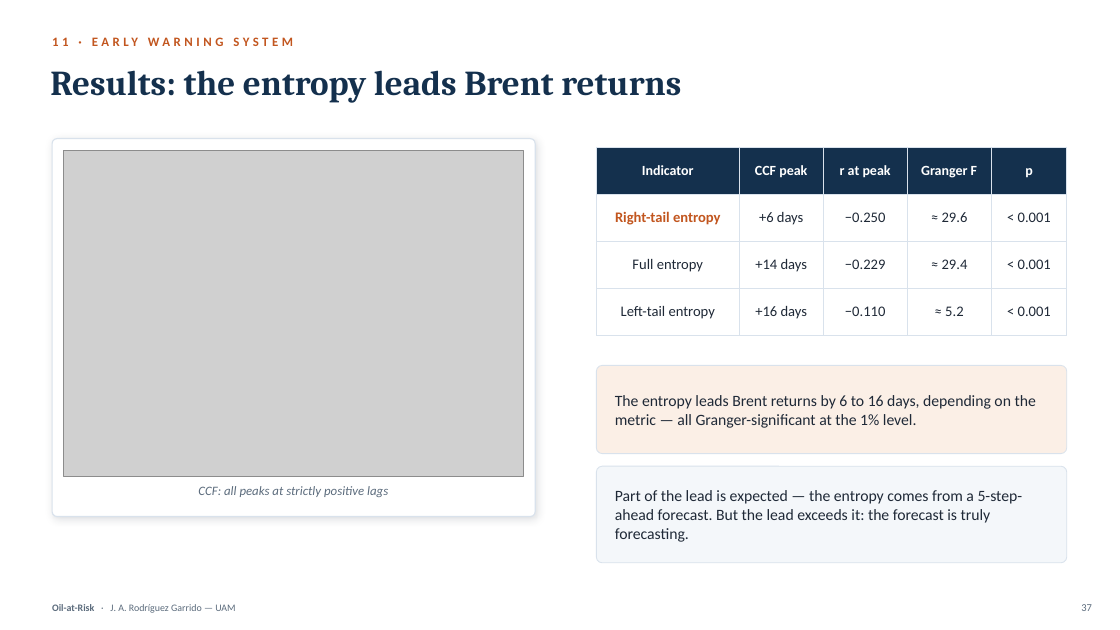
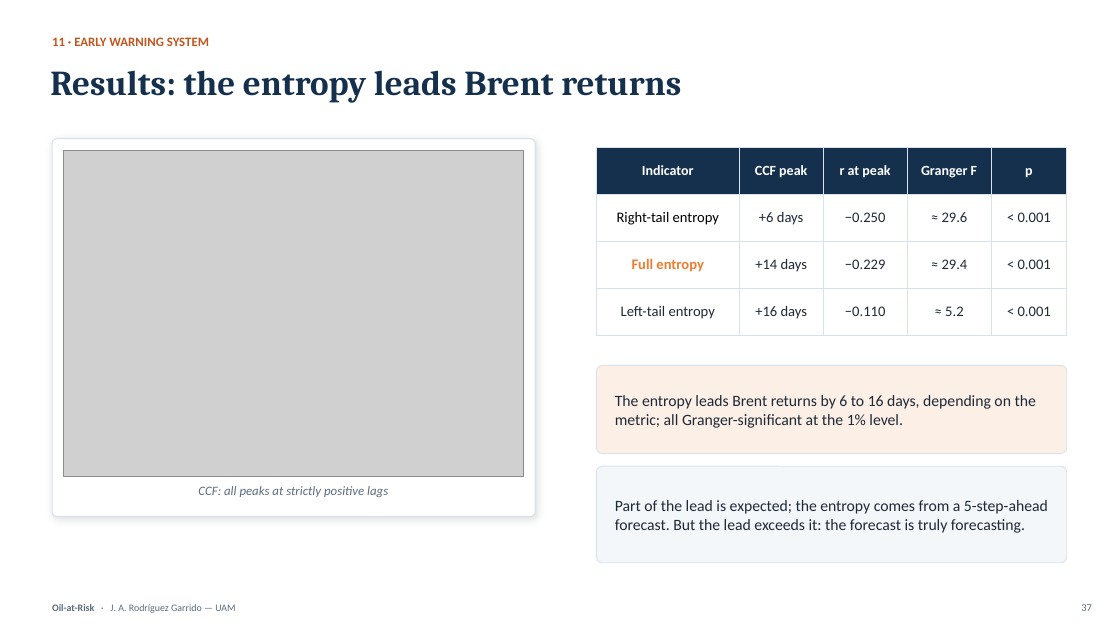
Before and after one commit to Alejandro-bot-one/Oil-at-Risk, a slide deck: slide 36 of deliverable/presentation/Oil-at-Risk_Defense.pptx (slide 37 before the commit). Drawn at 1120x630 pixels with LibreOffice and Linux fonts; fonts in the diff are those of the drawing; grey boxes stand for pictures. Boxes give left, top, right and bottom in pixels: in the first picture for what was removed or moved away, otherwise in the second. Text is boxed around its words. In the diff, an @@ line names an element or a change of style, - is before the commit and + after.

```diff
--- a/deliverable/presentation/Oil-at-Risk_Defense.pptx
+++ b/deliverable/presentation/Oil-at-Risk_Defense.pptx
@@ text "11 · EARLY WARNING SYSTEM" at bbox=[52, 37, 209, 46]: letter spacing 3 to 0 pt @@
@@ table at bbox=[597, 147, 1067, 423] @@
@@ text colour #C2561F to #000000, bold off in "Right-tail entropy" @@
@@ text colour #1F2937 to #ED7D31, bold on in "Full entropy" @@
@@ text at bbox=[615, 395, 1036, 428]: text changed @@
-The entropy leads Brent returns by 6 to 16 days, depending on the metric — all Granger-significant at the 1% level.
+The entropy leads Brent returns by 6 to 16 days, depending on the metric; all Granger-significant at the 1% level.
@@ text at bbox=[615, 500, 1048, 533]: text changed @@
-Part of the lead is expected — the entropy comes from a 5-step-ahead forecast. But the lead exceeds it: the forecast is truly forecasting.
+Part of the lead is expected; the entropy comes from a 5-step-ahead forecast. But the lead exceeds it: the forecast is truly forecasting.
```
Also in this commit, not shown: 63 other slides changed, 5 slides added, 1 slide removed, 10 other files.
